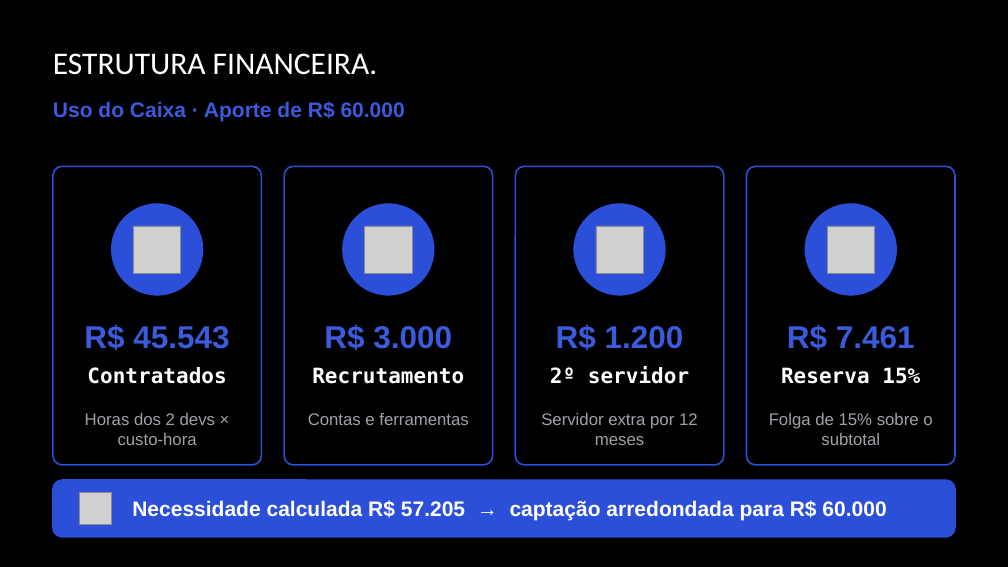
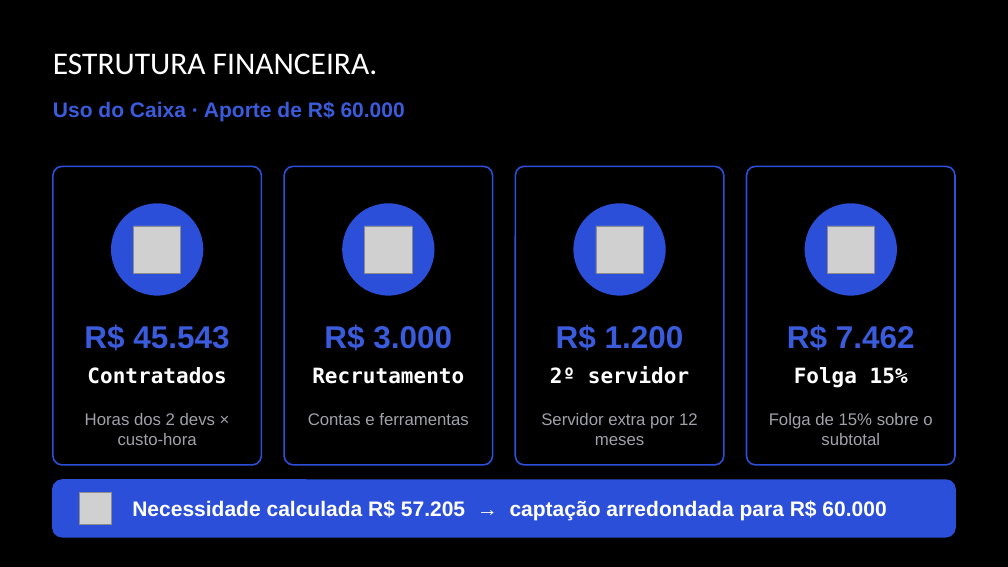
Before and after one commit to victor-lis-bronzo/gestao_empresarial_4sem, a slide deck: slide 15 of apresentacao_final/entregaveis/Gestão - HardDex v3.pptx. Drawn at 1008x567 pixels with LibreOffice and Linux fonts; fonts in the diff are those of the drawing; grey boxes stand for pictures. Boxes give left, top, right and bottom in pixels: in the first picture for what was removed or moved away, otherwise in the second. Text is boxed around its words. In the diff, an @@ line names an element or a change of style, - is before the commit and + after.

```diff
--- a/apresentacao_final/entregaveis/Gestão - HardDex v3.pptx
+++ b/apresentacao_final/entregaveis/Gestão - HardDex v3.pptx
@@ text at box(787, 324, 915, 351): text changed @@
-R$ 7.461
+R$ 7.462
@@ text at box(794, 367, 908, 388): text changed @@
-Reserva 15%
+Folga 15%
```
Also in this commit, not shown: 9 other slides changed, 9 other files.
